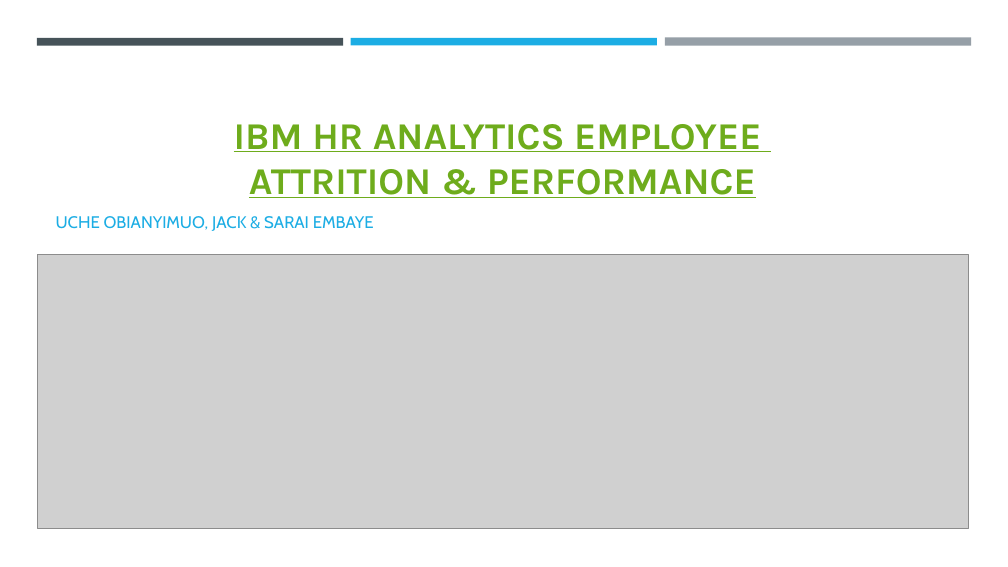
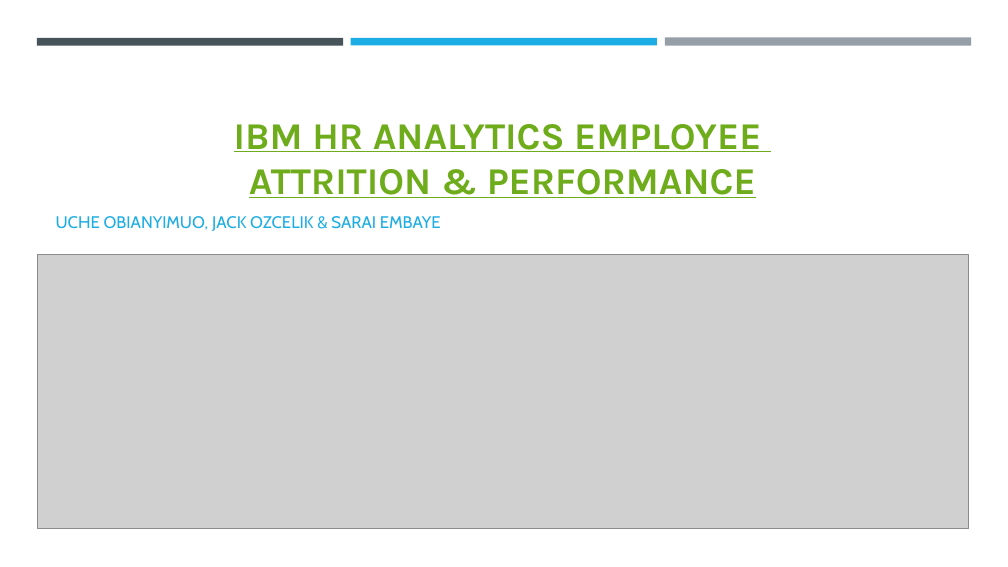
Before and after one commit to sarai-data-is-life/Project-1-Group-6, a slide deck: slide 1 of Project 1 - Group 6 - Data Set Analysis - 03.21.2020.pptx. Drawn at 1008x567 pixels with LibreOffice and Linux fonts; fonts in the diff are those of the drawing; grey boxes stand for pictures. Boxes give left, top, right and bottom in pixels: in the first picture for what was removed or moved away, otherwise in the second. Text is boxed around its words. In the diff, an @@ line names an element or a change of style, - is before the commit and + after.

```diff
--- a/Project 1 - Group 6 - Data Set Analysis - 03.21.2020.pptx
+++ b/Project 1 - Group 6 - Data Set Analysis - 03.21.2020.pptx
@@ subtitle at [56,216,441,231]: text changed @@
-UCHE OBIANYIMUO, JACK & SARAI EMBAYE
+UCHE OBIANYIMUO, JACK OZCELIK & SARAI EMBAYE
```
Also in this commit, not shown: 4 other files.
